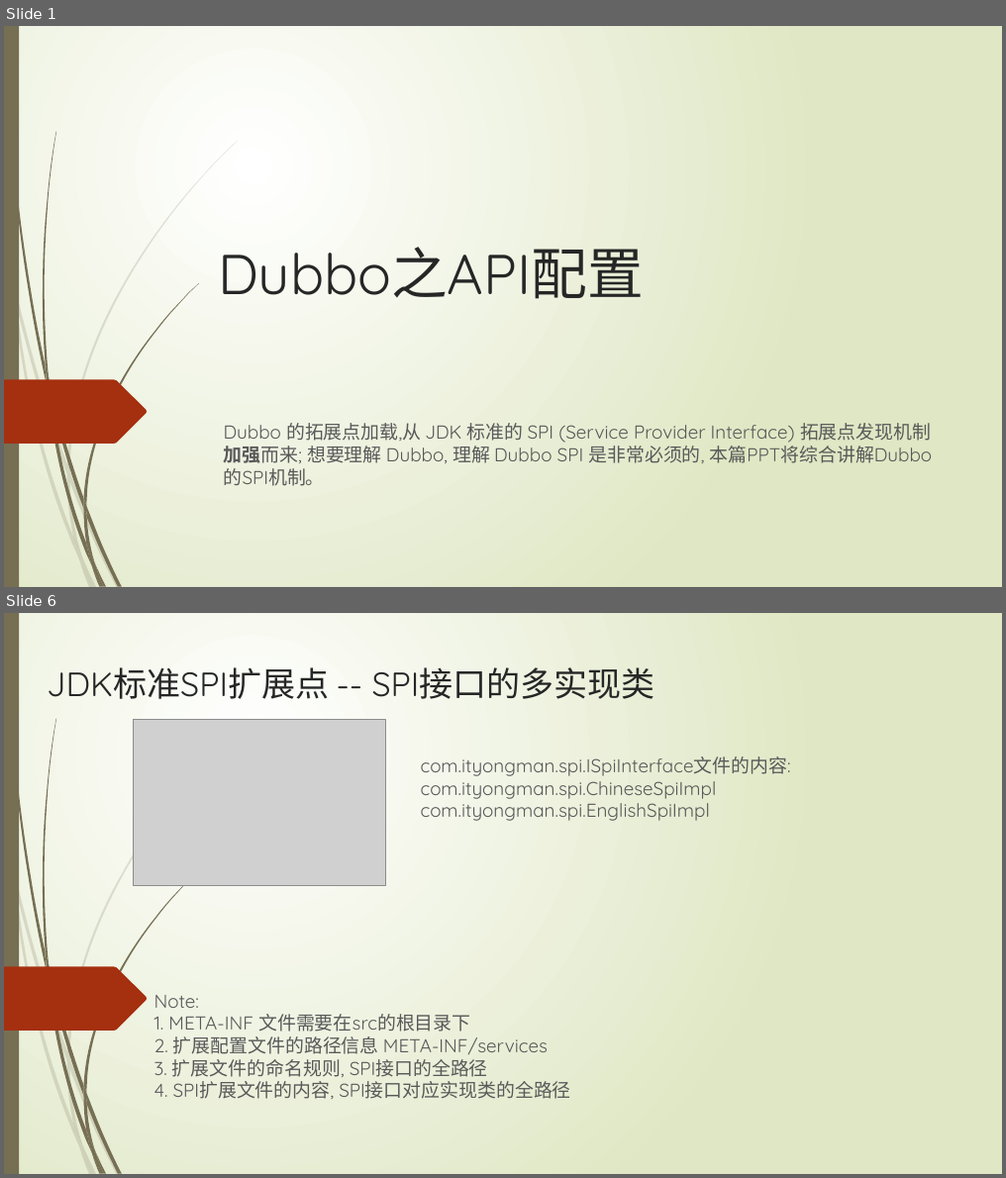
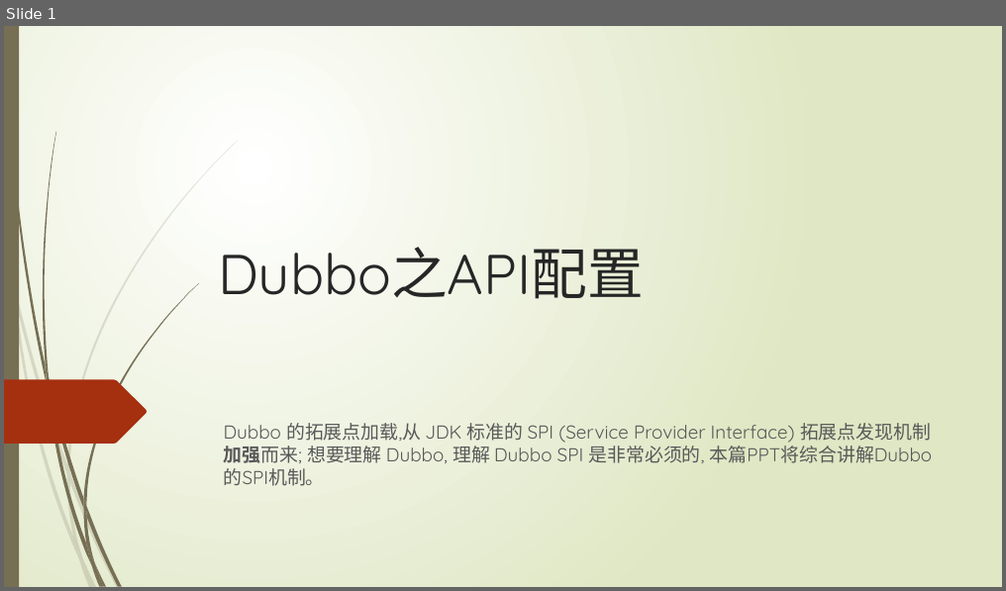
Before and after one commit to ityongman/Source_code_from-entry_to_giveup, a slide deck: dubbo/Dubbo 分析之API配置 v1.0 (二).pptx. Shown one above the other, each under a label of ours: slides 1 and 6 before the commit, slide 1 after it; the slides between them are not shown. The pictures are 1006x1178 and 1006x591 pixels, drawn with LibreOffice and Linux fonts; fonts in the diff are those of the drawing; grey boxes stand for pictures. Boxes give left, top, right and bottom in pixels: in the first picture for what was removed or moved away, otherwise in the second. Text is boxed around its words. In the diff, an @@ line names an element or a change of style, - is before the commit and + after.

Commit message:
增加dubbo服务暴露相关的ppt和对应的图例

```diff
--- a/dubbo/Dubbo 分析之API配置 v1.0 (二).pptx
+++ b/dubbo/Dubbo 分析之API配置 v1.0 (二).pptx
@@ slide 6 removed at (x1=4, y1=613, x2=1002, y2=1174), background gradient #FFFFFF to #DFE8C4; not listed: 24 template elements that a slide beside it also shows @@
@@ text removed at (x1=47, y1=667, x2=655, y2=699) @@
-JDK标准SPI扩展点 -- SPI接口的多实现类
@@ picture removed at (x1=134, y1=719, x2=385, y2=885) @@
@@ text removed at (x1=421, y1=757, x2=791, y2=821) @@
-com.ityongman.spi.ISpiInterface文件的内容:
-com.ityongman.spi.ChineseSpiImpl
-com.ityongman.spi.EnglishSpiImpl
@@ title removed at (x1=154, y1=995, x2=571, y2=1099) @@
-Note:
-1. META-INF 文件需要在src的根目录下
-2. 扩展配置文件的路径信息 META-INF/services
-3. 扩展文件的命名规则, SPI接口的全路径
-4. SPI扩展文件的内容, SPI接口对应实现类的全路径
```
Also in this commit, not shown: 13 slides added, 22 other slides removed, 6 other files.
